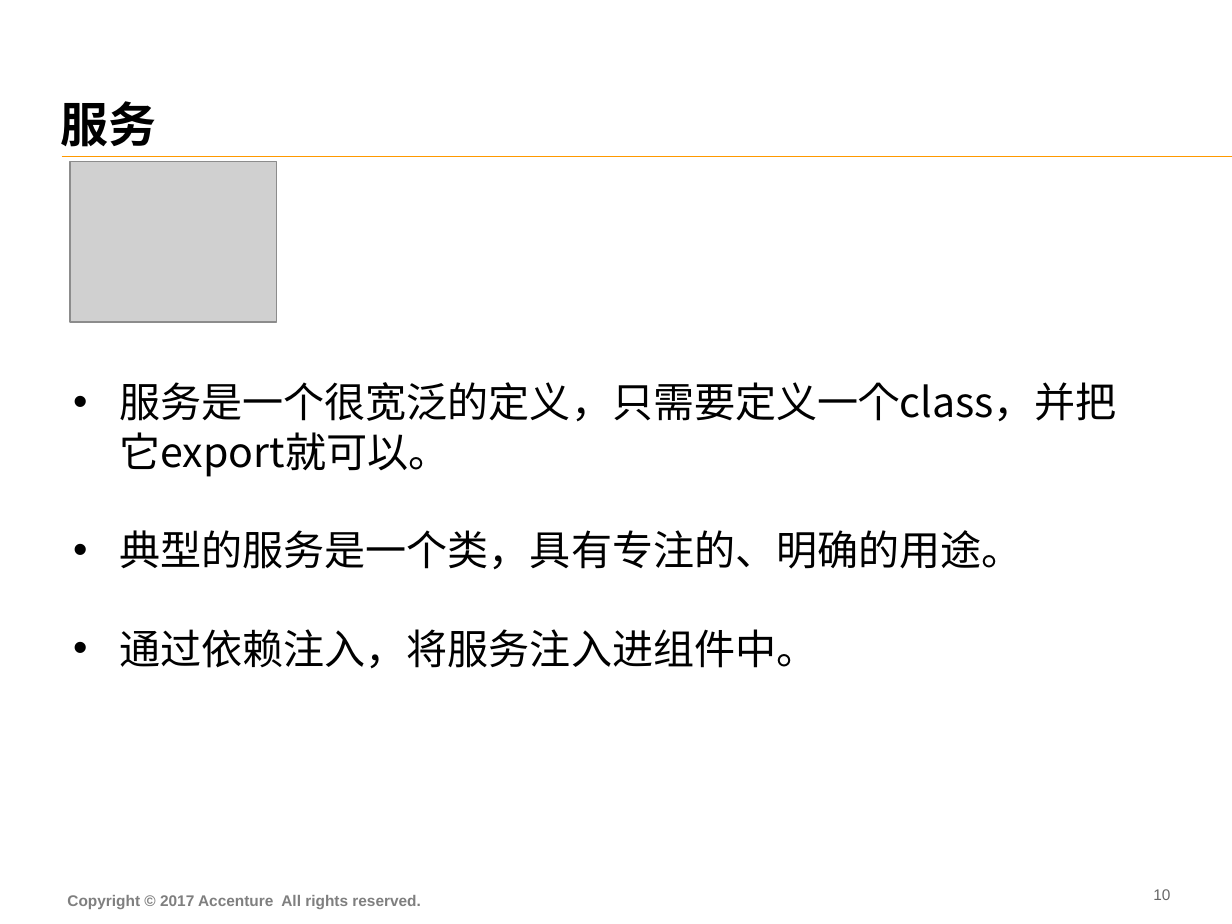
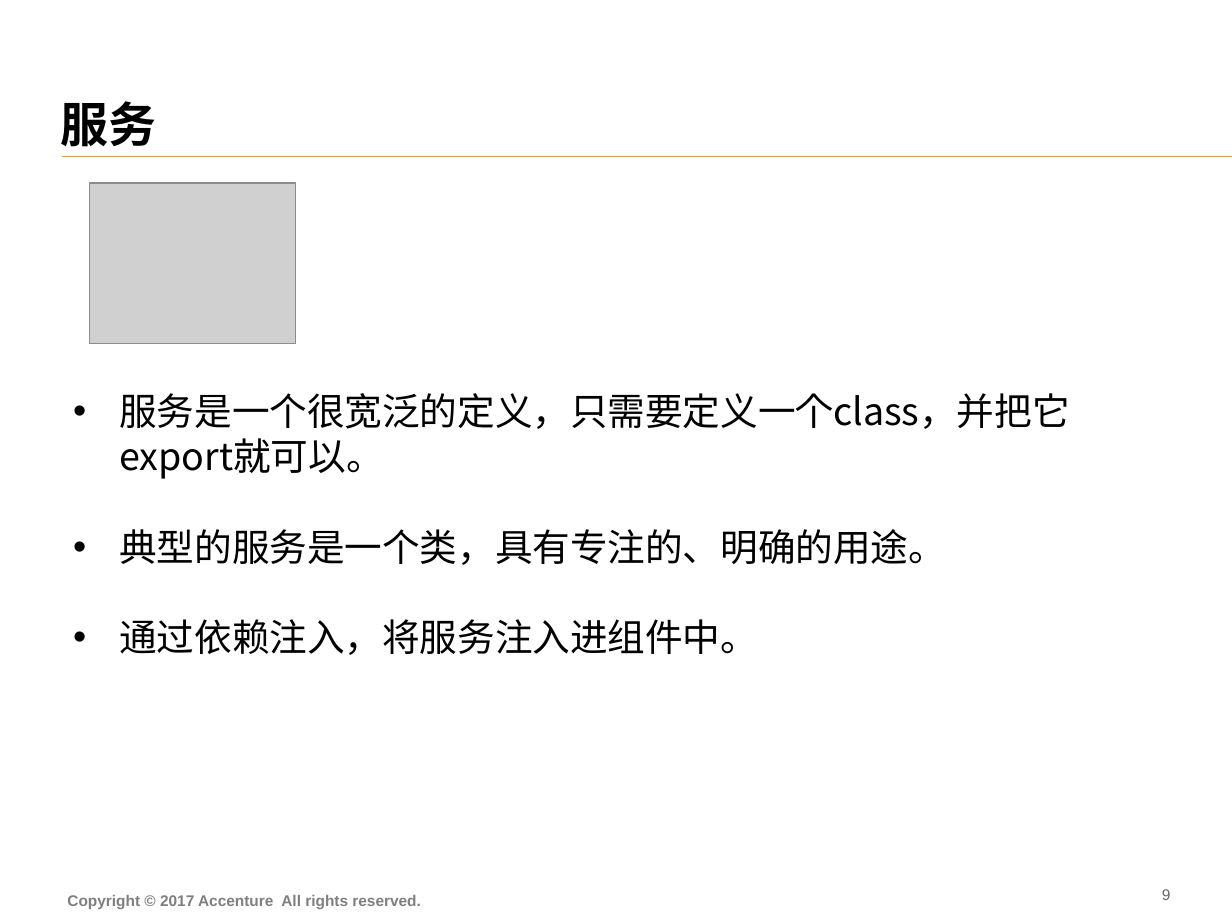
Before and after one commit to FS-Angular-Interest-Group/AngularTraining, a slide deck: slide 10 of PPT/03-Accenture-FS-Angular-Framework.pptx (slide 11 before the commit). Drawn at 1232x924 pixels with LibreOffice and Linux fonts; fonts in the diff are those of the drawing; grey boxes stand for pictures. Boxes give left, top, right and bottom in pixels: in the first picture for what was removed or moved away, otherwise in the second. Text is boxed around its words. In the diff, an @@ line names an element or a change of style, - is before the commit and + after.

Commit message:
Change FontSize of PPT

```diff
--- a/PPT/03-Accenture-FS-Angular-Framework.pptx
+++ b/PPT/03-Accenture-FS-Angular-Framework.pptx
@@ picture: place and size @@
-picture at [70,161,277,322]
+picture at [89,184,296,344]
@@ text "服务是一个很宽泛的定义，只需要定义一个class，并把它export就可以。": place and size @@
-text "服务是一个很宽泛的定义，只需要定义一个class，并把它export就可以。" at [119,382,1117,669]
+text "服务是一个很宽泛的定义，只需要定义一个class，并把它export就可以。" at [119,393,1069,655]
@@ text "服务是一个很宽泛的定义，只需要定义一个class，并把它export就可以。" at [119,393,1069,655]: size 24 to 22 pt @@
@@ page number at [1162,889,1171,900]: text changed @@
-10
+9
```
Also in this commit, not shown: 11 other slides changed, 1 slide removed, 2 other files.
